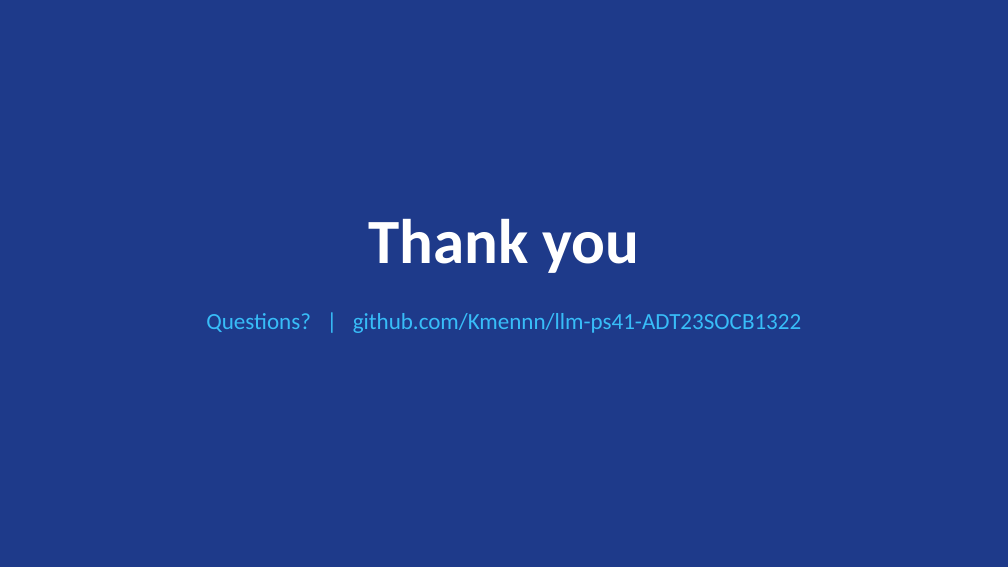
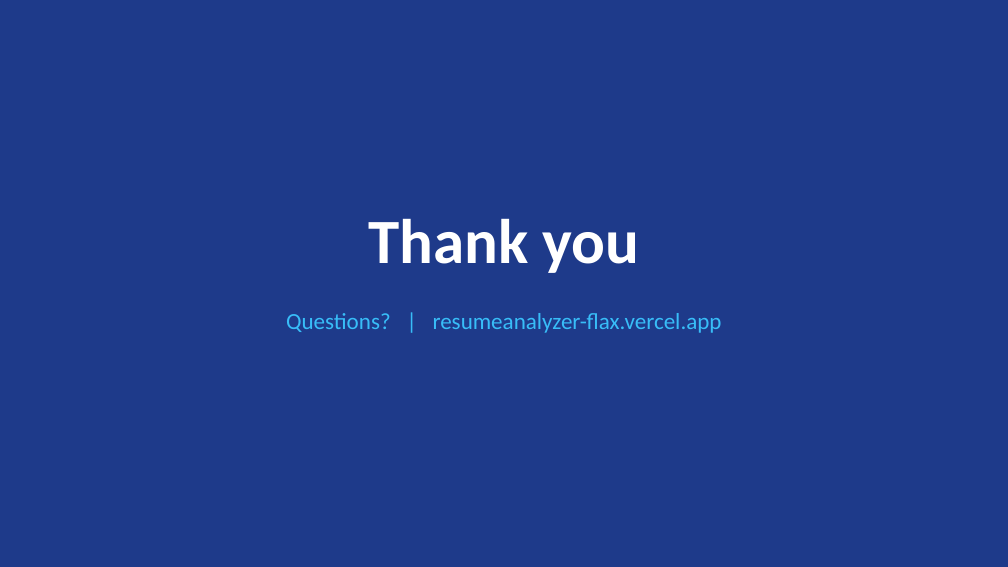
Before and after one commit to Kmennn/llm-ps41-ADT23SOCB1322, a slide deck: slide 14 of Presentation.pptx. Drawn at 1008x567 pixels with LibreOffice and Linux fonts; fonts in the diff are those of the drawing. Boxes give left, top, right and bottom in pixels: in the first picture for what was removed or moved away, otherwise in the second. Text is boxed around its words. In the diff, an @@ line names an element or a change of style, - is before the commit and + after.

```diff
--- a/Presentation.pptx
+++ b/Presentation.pptx
@@ text at [286,313,722,333]: text changed @@
-Questions? | github.com/Kmennn/llm-ps41-ADT23SOCB1322
+Questions? | resumeanalyzer-flax.vercel.app
```
Also in this commit, not shown: 13 other slides changed, 24 other files.
